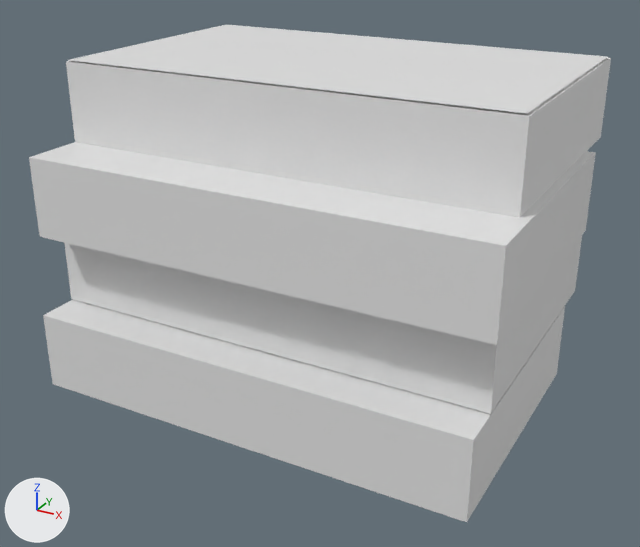
Two versions of the Blender file Assets/Models/books.blend, one commit apart.
Rendered twice from a 50 mm camera at (1.109, -1.941, 1.202) aimed at (0.019, 0.041, 0.212). The axes (+X, +Y, +Z) are drawn at lower left. The lights are the same throughout.
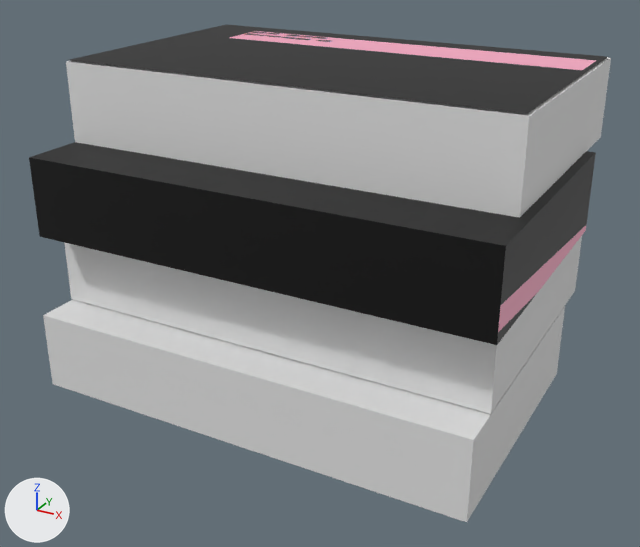
Where the change shows, as pixel boxes (x1, y1, x2, y2) in the pictures (640 x 547 px):
'Cube.002', surface changed, recoloured (grey to black): (29, 142, 596, 345) in both
'Plane', surface changed (white to black): (70, 25, 607, 114) in both

What changed in the scene script:
```text
Add img_book_cover_png:
    img_book_cover_png = load_image('book cover.png', 'book cover.png', 443, 678, 'sRGB')
Change mat_material_005:
    remove mat_material_005.base_color = (0.8, 0.8, 0.8)  # white #e7e7e7
    add mat_material_005.texture = img_book_cover_png
Change ob_cube_002:
    add ob_cube_002.material_slots[0].link = 'OBJECT'; ob_cube_002.material_slots[0].material = mat_material_005  # picture img_book_cover_png
```
